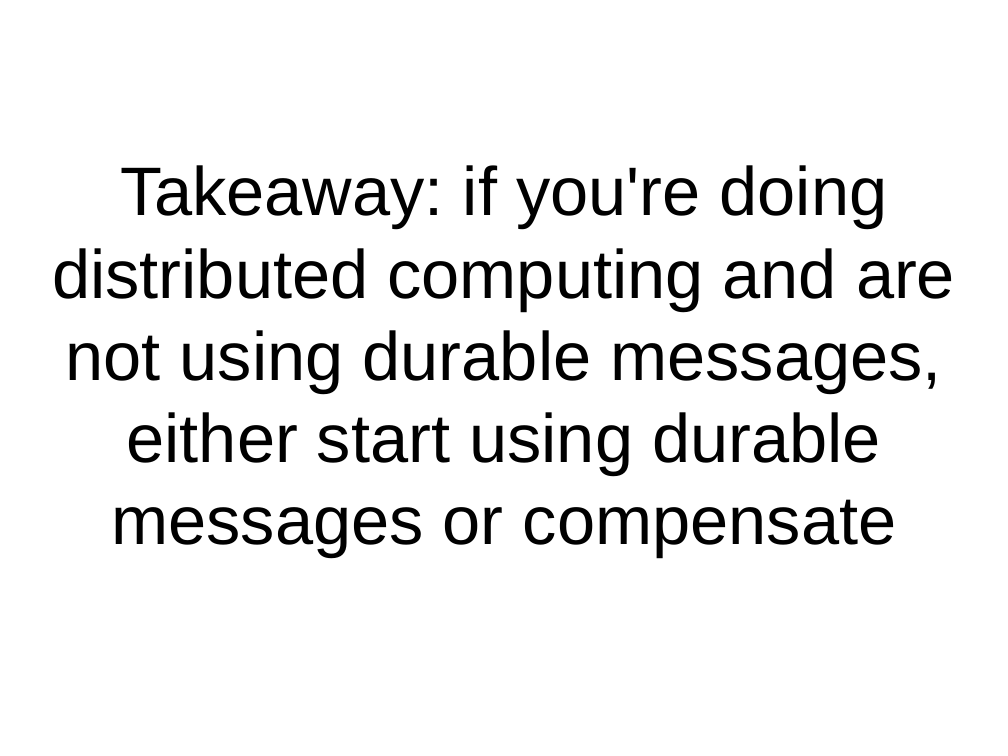
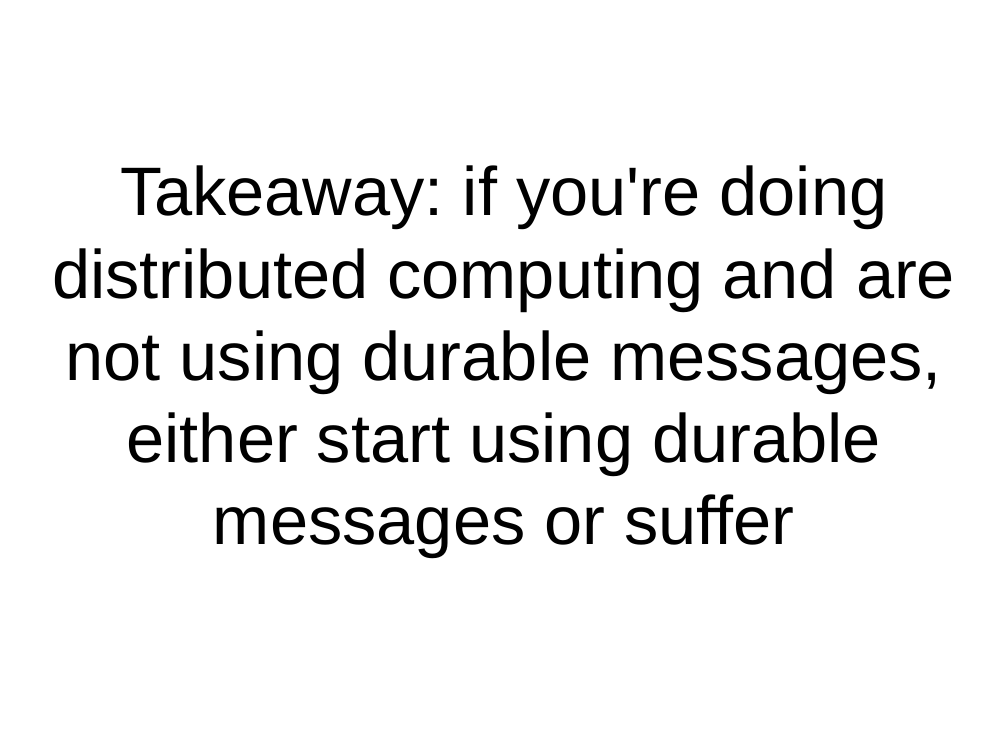
Before and after one commit to pseale/presentation-message-passing, a slide deck: slide 36 of message-passing.odp (slide 34 before the commit). Drawn at 1008x756 pixels with LibreOffice and Linux fonts; fonts in the diff are those of the drawing. Boxes give left, top, right and bottom in pixels: in the first picture for what was removed or moved away, otherwise in the second. Text is boxed around its words. In the diff, an @@ line names an element or a change of style, - is before the commit and + after.

```diff
--- a/message-passing.odp
+++ b/message-passing.odp
@@ subtitle at <box>52,165,955,558</box>: text changed @@
-Takeaway: if you're doing distributed computing and are not using durable messages, either start using durable messages or compensate
+Takeaway: if you're doing distributed computing and are not using durable messages, either start using durable messages or suffer
```
Also in this commit, not shown: 1 other slide changed, 8 slides added, 27 other files.
